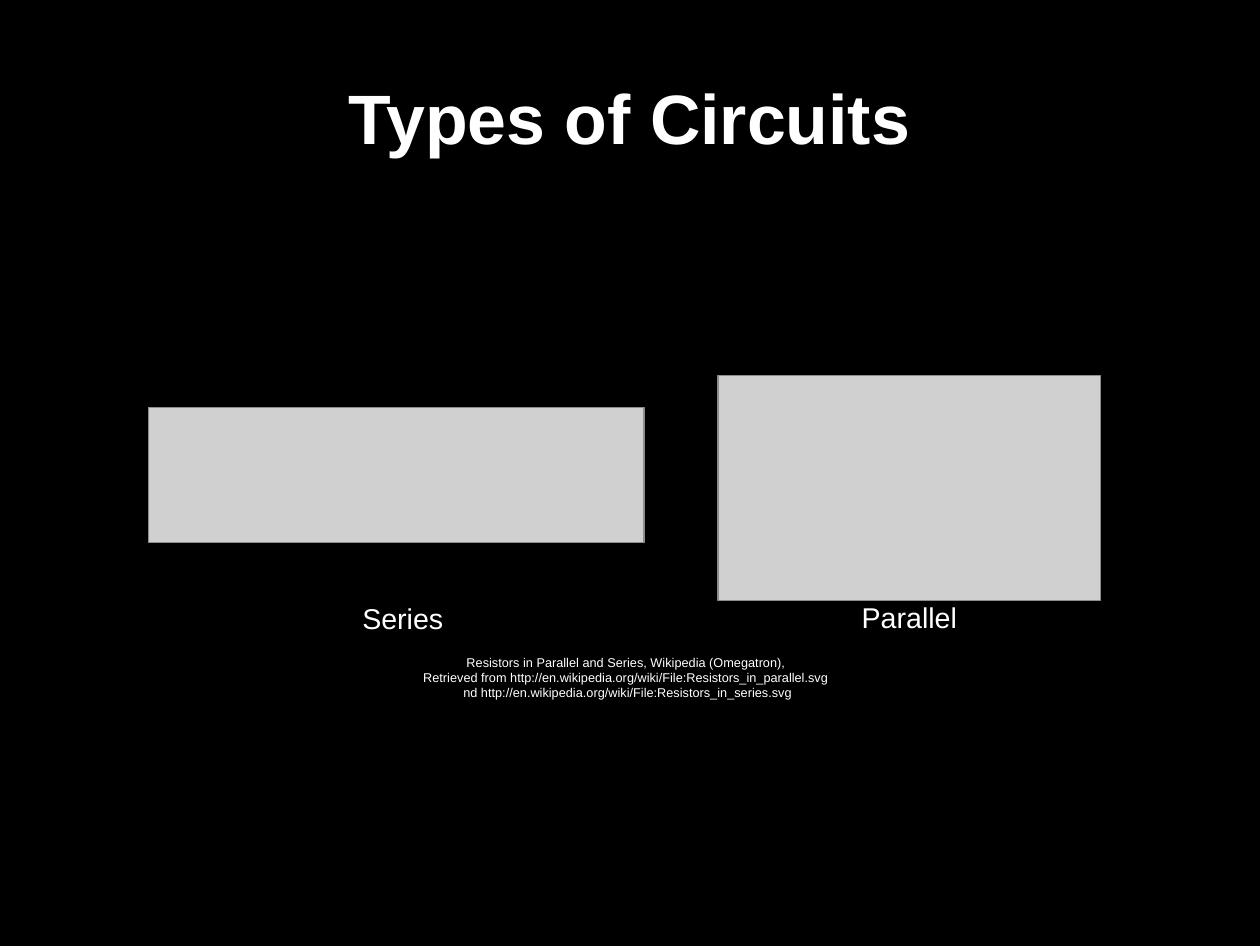
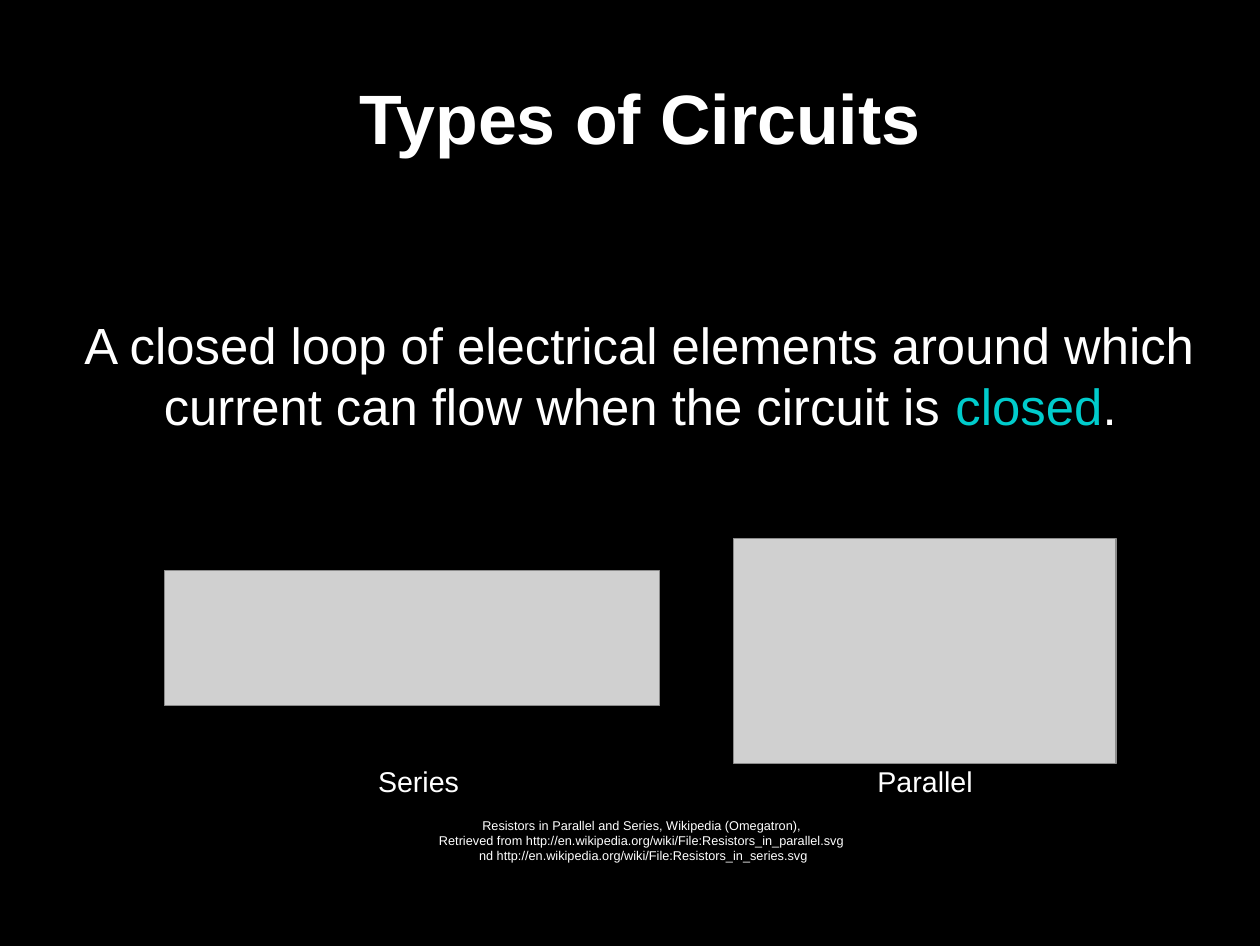
Before and after one commit to gaudeon/rpi_gpio_overview, a slide deck: slide 14 of slides/RPi GPIO Overview.odp (slide 12 before the commit). Drawn at 1260x946 pixels with LibreOffice and Linux fonts; fonts in the diff are those of the drawing; grey boxes stand for pictures. Boxes give left, top, right and bottom in pixels: in the first picture for what was removed or moved away, otherwise in the second. Text is boxed around its words. In the diff, an @@ line names an element or a change of style, - is before the commit and + after.

```diff
--- a/slides/RPi GPIO Overview.odp
+++ b/slides/RPi GPIO Overview.odp
@@ title "Types of Circuits": place and size @@
-title "Types of Circuits" at [349, 93, 910, 157]
+title "Types of Circuits" at [359, 93, 920, 157]
@@ text added at [84, 327, 1194, 426], 32 pt, text #FFFFFF @@
+A closed loop of electrical elements around which current can flow when the circuit is closed.
@@ 3 texts, 2 pictures: place and size @@
-3 texts, 2 pictures at [149, 375, 1100, 700]
+3 texts, 2 pictures at [165, 539, 1116, 863]
```
Also in this commit, not shown: 37 other slides changed, 4 slides added, 8 slides removed, 1 other file.
